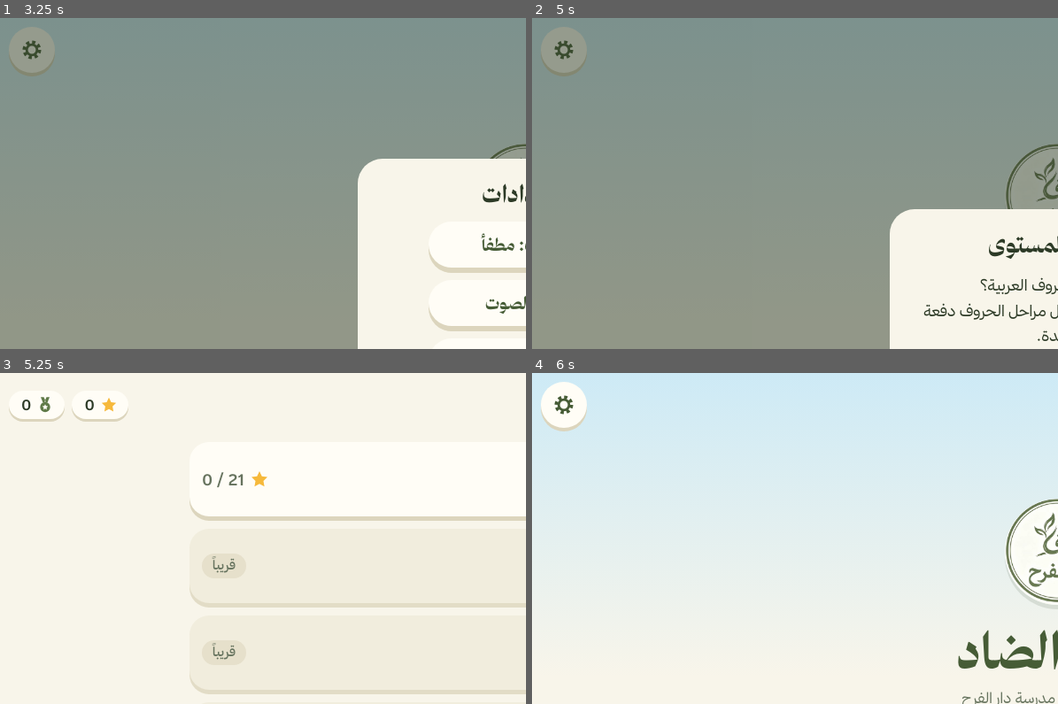
Above: before the commit, frames 1-4 (two rows, left to right).
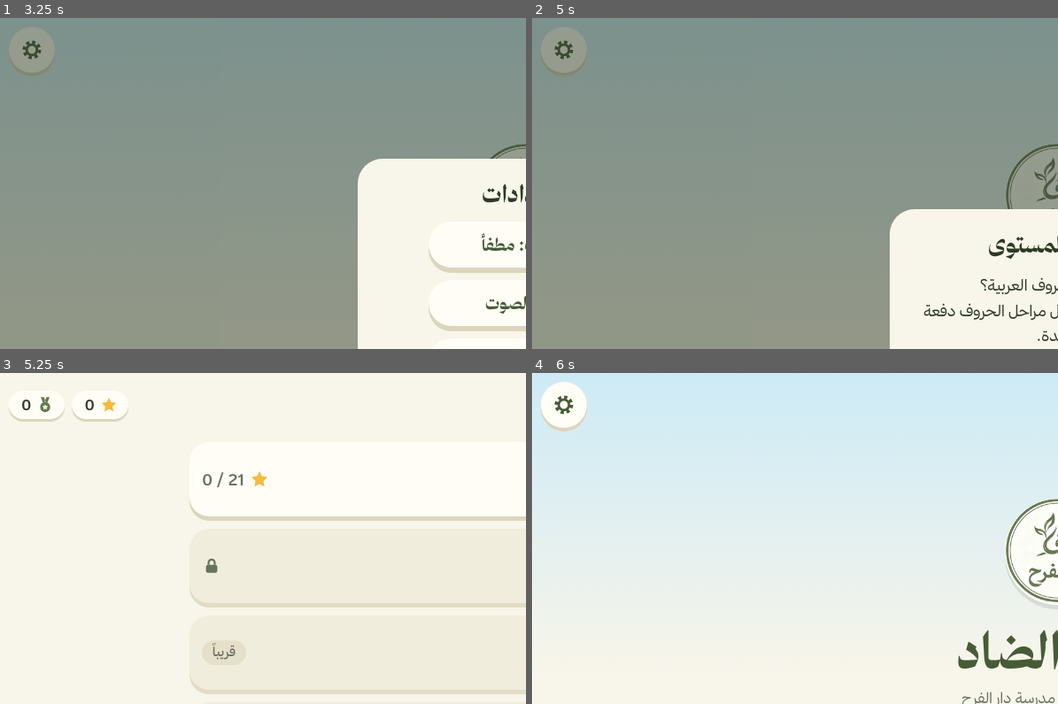
Above: after the commit, the same moments.

Repository: abdosamo1/Arabic-Game-learning
Game: browser game, page index.html
Same seed, same stepped clock (60 frames per second), same inputs: the game is played once before the commit and once after it.
Inputs (mouse positions are % of the whole screen's width and height, from its top left):
- Up to frame 1 (3.25 s): click (3, 5) at 0.27 s; click "مسح التقدّم" at 1.27 s; tap 1 at 1.52 s; click "الصوت: شغّال" at 2.02 s; tap 2 at 2.27 s; click "جرّب الصوت" at 2.77 s; tap 3 at 3.02 s
- Up to frame 2 (5 s): click "تم" at 3.52 s; tap Enter at 3.77 s; click "العب" at 4.27 s
- Up to frame 3 (5.25 s): click "لا، أبدأ من الأول" at 5.02 s
- Up to frame 4 (6 s): click "رجوع" at 5.77 s
The pictures show only the part of the screen within x 0-50%, y 0-50%; the shares and areas given below are measured in that part.

Frames 1-2 are identical in both runs. In frame 3, 0.1% of the frame differs, in the area x 39-45%, y 55-61%; in frame 4, nothing differs.

Commit message:
Add world 2: harakat (7 stages) and world unlocking
Syllable questions (letter plus fatha, damma or kasra), haraka names,
and first sound of a pictured word. Stage tiles and intro cards now
come from stage.label and stage.cards, so the UI is no longer
letters-specific. A world opens when the previous one is finished or
its placement test is passed. Playtest covers any world and stage.

Co-Authored-By: Claude Fable 5.2 <noreply@anthropic.com>
Claude-Session: https://claude.ai/code/session_01QA1Qxfv59L9BGUPGVtRcf8

Diff:
--- a/css/style.css
+++ b/css/style.css
@@ -206,6 +206,7 @@
 }
 .letter-card:active, .letter-card.on { transform: translateY(3px); box-shadow: 0 2px 0 var(--paper-edge); background: #fff6d8; }
 .letter-big { font-size: clamp(3.2rem, 15vw, 4.6rem); font-weight: 500; line-height: 1.45; color: var(--olive-deep); }
+.letter-big.small { font-size: clamp(2rem, 9vw, 2.8rem); line-height: 2.1; }
 .letter-word { display: flex; align-items: center; gap: 8px; font-size: 1.15rem; color: var(--ink-soft); }
 .letter-word .emoji { font-size: 1.7rem; }
 .pic-img { width: 1.6em; height: 1.6em; object-fit: contain; }
--- a/index.html
+++ b/index.html
@@ -53,7 +53,7 @@
       <span class="bar-pad"></span>
     </header>
     <div class="scroll intro-body">
-      <p class="lead">اضغط على الحرف لتسمعه</p>
+      <p class="lead">اضغط على البطاقة لتسمعها</p>
       <div class="intro-cards" id="intro-cards"></div>
       <p class="how">في اللعبة: استمع، ثم اضغط على البوابة الصحيحة.</p>
       <p class="how tip">لا تسمع السؤال؟ ارفع الصوت وأطفئ الوضع الصامت.</p>
@@ -115,6 +115,7 @@
 <script src="js/audio.js"></script>
 <script src="js/data/characters.js"></script>
 <script src="js/data/letters.js"></script>
+<script src="js/data/harakat.js"></script>
 <script src="js/data/worlds.js"></script>
 <script src="js/game/questions.js"></script>
 <script src="js/game/draw.js"></script>
--- a/js/data/audio-manifest.js
+++ b/js/data/audio-manifest.js
@@ -10,6 +10,8 @@
      q-pic          «أيّ صورة تبدأ بحرف»
      this-is        «هذا حرف»
      retry          «حاول مرة أخرى»
+     syl-<حرف>-<حركة>   المقطع (syl-ba-fatha = «بَ»)
+     haraka-<id>         اسم الحركة (haraka-fatha = «الفتحة»)
      praise-1..4    «أحسنت» «ممتاز» «رائع» «صحيح»
 
    معرّفات الحروف والكلمات موجودة في js/data/letters.js */
--- /dev/null
+++ b/js/data/harakat.js
@@ -0,0 +1,93 @@
+/* العالم ٢: الحركات (فتحة، ضمة، كسرة). بيعتمد على letters.js */
+window.DF = window.DF || {};
+(function (DF) {
+  'use strict';
+
+  DF.HARAKAT = [
+    { id: 'fatha', mark: 'َ', name: 'الفتحة', say: 'الْفَتْحَة' },
+    { id: 'damma', mark: 'ُ', name: 'الضمة', say: 'الضَّمَّة' },
+    { id: 'kasra', mark: 'ِ', name: 'الكسرة', say: 'الْكَسْرَة' }
+  ];
+  DF.HARAKA = {};
+  DF.HARAKAT.forEach(function (h) { DF.HARAKA[h.id] = h; });
+
+  /* المقطع: حرف + حركة. say = كيف بينقرأ آلياً.
+     القراءة الآلية ما بتلفظ «بَ» لحالها منيح، فمنضيف هاء ساكنة: «بَهْ». غيّر هون إذا اللفظ مو مظبوط. */
+  DF.syl = function (L, h) {
+    var base = L.char.charAt(0), text;
+    if (L.id === 'alif') { base = h.id === 'kasra' ? 'إ' : 'أ'; text = base + h.mark; }
+    else if (L.id === 'ha2') text = base + h.mark + 'ـ';
+    else text = base + h.mark;
+    return { key: L.id + '-' + h.id, text: text, say: base + h.mark + 'هْ', letter: L, haraka: h };
+  };
+
+  /* حركة أول حرف بالكلمة، من النص المشكول. الكلمات اللي بعدها مدّ أو لين بتنترك للعالم ٣. */
+  function firstHaraka(w) {
+    var m = w.say.charAt(1), next = w.say.charAt(2);
+    if ('اوي'.indexOf(next) >= 0) return null;
+    for (var i = 0; i < DF.HARAKAT.length; i++) if (DF.HARAKAT[i].mark === m) return DF.HARAKAT[i];
+    return null;
+  }
+
+  /* كلمات واضحة الصورة مع حركة أولها: [{ word, letter, haraka }] */
+  DF.HARAKA_WORDS = [];
+  DF.LETTERS.forEach(function (L) {
+    L.words.forEach(function (w) {
+      var h = firstHaraka(w);
+      if (h && !w.weak) DF.HARAKA_WORDS.push({ word: w, letter: L, haraka: h });
+    });
+  });
+
+  function sayCard(key, text, say) { return { id: 'intro-' + key, text: text, say: say }; }
+
+  function markCard(h) {
+    return { big: 'ـ' + h.mark, sub: h.name, say: sayCard(h.id, h.name, h.say) };
+  }
+  function wordCard(e) {
+    var s = DF.syl(e.letter, e.haraka);
+    return { big: s.text, word: e.word, say: sayCard(s.key, s.text, s.say + '. ' + e.word.say) };
+  }
+  function tripleCard(L) {
+    var parts = DF.HARAKAT.map(function (h) { return DF.syl(L, h); });
+    return {
+      big: parts.map(function (p) { return p.text; }).join(' '), small: true, sub: L.name,
+      say: sayCard('triple-' + L.id, L.name, parts.map(function (p) { return p.say; }).join('. '))
+    };
+  }
+  function examples(h, letterIds, n) {
+    var out = [], seen = {};
+    DF.HARAKA_WORDS.forEach(function (e) {
+      if (out.length < n && e.haraka === h && letterIds.indexOf(e.letter.id) >= 0 && !seen[e.letter.id]) {
+        seen[e.letter.id] = true; out.push(wordCard(e));
+      }
+    });
+    return out;
+  }
+  function label(letterIds, h) {
+    return letterIds.map(function (id) { return DF.syl(DF.LETTER[id], h).text; });
+  }
+
+  DF.harakatStages = function () {
+    var ids = DF.LETTERS.map(function (L) { return L.id; });
+    var a = ids.slice(0, 14), b = ids.slice(14);
+    var F = DF.HARAKA.fatha, D = DF.HARAKA.damma, K = DF.HARAKA.kasra;
+    var ONE = ['syl-listen', 'syl-listen', 'syl-listen', 'syl-listen', 'pic-one', 'syl-listen', 'syl-listen', 'pic-one', 'syl-listen', 'pic-one'];
+    var marks = DF.HARAKAT.map(markCard);
+    var ba = DF.LETTER.ba, mim = DF.LETTER.mim;
+    var stages = [
+      { haraka: 'fatha', letters: a, types: ONE, label: label(a.slice(0, 4), F), cards: [markCard(F)].concat(examples(F, a, 3)) },
+      { haraka: 'fatha', letters: b, types: ONE, label: label(b.slice(0, 4), F), cards: [markCard(F)].concat(examples(F, b, 3)) },
+      { haraka: 'damma', letters: ids, types: ONE, label: label(ids.slice(1, 5), D), cards: [markCard(D)].concat(examples(D, ids, 3)) },
+      { haraka: 'kasra', letters: ids, types: ONE, label: label(ids.slice(1, 5), K), cards: [markCard(K)].concat(examples(K, ids, 3)) },
+      { letters: ids, label: ['ـَ', 'ـُ', 'ـِ'], cards: marks.concat([tripleCard(ba)]),
+        types: ['haraka-name', 'haraka-name', 'haraka-name', 'syl-same', 'haraka-name', 'syl-same', 'haraka-name', 'syl-same', 'syl-same', 'syl-same'] },
+      { letters: ids, label: label(['ba'], F).concat(label(['ba'], D), label(['ba'], K)),
+        cards: DF.HARAKAT.map(function (h) { var s = DF.syl(ba, h); return { big: s.text, sub: ba.name + ' مع ' + h.name, say: sayCard(s.key, s.text, s.say) }; }).concat([tripleCard(mim)]),
+        types: ['syl-same', 'syl-same', 'syl-same', 'pic-same', 'syl-same', 'pic-same', 'syl-same', 'pic-same', 'syl-same', 'pic-same'] },
+      { letters: ids, label: [DF.syl(DF.LETTER.alif, F).text, DF.syl(mim, D).text, DF.syl(DF.LETTER.sin, K).text], cards: marks.concat([tripleCard(DF.LETTER.sin)]),
+        types: ['mix', 'mix', 'pic-same', 'mix', 'haraka-name', 'mix', 'pic-same', 'mix', 'haraka-name', 'pic-same'] }
+    ];
+    stages.forEach(function (s, i) { s.id = 'w2s' + (i + 1); s.kind = 'harakat'; });
+    return stages;
+  };
+})(window.DF);
--- a/js/data/worlds.js
+++ b/js/data/worlds.js
@@ -1,4 +1,4 @@
-/* العوالم العشرة. الجاهز هلق: العالم ١ فقط. الباقي عدد مراحل بدون محتوى. */
+/* العوالم العشرة. الجاهز: ١ و٢. الباقي عدد مراحل بدون محتوى. */
 window.DF = window.DF || {};
 (function (DF) {
   'use strict';
@@ -14,14 +14,22 @@
     var ids = DF.LETTERS.map(function (L) { return L.id; });
     var out = [];
     for (var i = 0; i < 7; i++) {
-      out.push({ id: 'w1s' + (i + 1), kind: 'letters', letters: ids.slice(i * 4, i * 4 + 4) });
+      var mine = ids.slice(i * 4, i * 4 + 4);
+      out.push({
+        id: 'w1s' + (i + 1), kind: 'letters', letters: mine,
+        label: mine.map(function (id) { return DF.LETTER[id].char; }),
+        cards: mine.map(function (id) {
+          var L = DF.LETTER[id], wd = L.words[0];
+          return { big: L.char, word: wd, say: { id: 'intro-' + L.id, text: L.name, say: L.say + '. ' + wd.say, parts: ['name-' + L.id, 'word-' + wd.id] } };
+        })
+      });
     }
     return out;
   }
 
   DF.WORLDS = [
     { id: 1, title: 'حديقة الحروف', topic: 'الحروف', grade: 'روضة', icon: '🌳', color: '#7fb069', speed: 'slow', stages: letterStages() },
-    { id: 2, title: 'تلّة الحركات', topic: 'الحركات: تَ تُ تِ', grade: 'روضة – أول', icon: '🎈', color: '#f2a93b', speed: 'slow', count: 7 },
+    { id: 2, title: 'تلّة الحركات', topic: 'الحركات: تَ تُ تِ', grade: 'روضة – أول', icon: '🎈', color: '#f2a93b', speed: 'slow', stages: DF.harakatStages() },
     { id: 3, title: 'جسر المدود', topic: 'المدود', grade: 'أول', icon: '🌉', color: '#4a9fd8', speed: 'slow', count: 6 },
     { id: 4, title: 'كهف السكون', topic: 'السكون وأشكال الحرف', grade: 'أول', icon: '⛰️', color: '#8d7fc7', speed: 'slow', count: 5 },
     { id: 5, title: 'قلعة الشدّة', topic: 'التنوين والشدّة', grade: 'أول – ثاني', icon: '🏰', color: '#e08a5b', speed: 'slow', count: 5 },
--- a/js/game/questions.js
+++ b/js/game/questions.js
@@ -17,6 +17,7 @@
 
   /* وصف الخيار الغلط بعد ما يخبط فيه الطفل */
   function describe(opt) {
+    if (opt.describe) return opt.describe;
     if (opt.kind === 'letter') {
       return { id: 'this-' + opt.letter.id, text: 'هذا حرف ' + opt.letter.name, say: 'هَذَا حَرْفُ ' + opt.letter.sayDef, parts: ['this-is', 'harf-' + opt.letter.id] };
     }
@@ -121,8 +122,85 @@
     });
   }
 
-  var BUILDERS = { letters: buildLetters };
-  var TESTS = { letters: testLetters };
+  /* ---------- أسئلة الحركات ---------- */
+  function seal(q, opts) {
+    var order = U.shuffle([0, 1, 2]);
+    q.options = order.map(function (k) { return opts[k]; });
+    q.correct = order.indexOf(0);
+    return q;
+  }
+
+  function sylOpt(L, h) {
+    var s = DF.syl(L, h);
+    return { kind: 'text', key: s.key, text: s.text,
+      describe: { id: 'this-syl-' + s.key, text: s.text, say: s.say + '. ' + L.sayDef + ' مَعَ ' + h.say, parts: ['syl-' + s.key] } };
+  }
+
+  function otherLetters(L, pool) {
+    var sim = U.shuffle((DF.SIMILAR[L.id] || []).filter(function (id) { return pool.indexOf(id) >= 0; }));
+    var rest = U.shuffle(pool.filter(function (id) { return id !== L.id && sim.indexOf(id) < 0; }));
+    return sim.slice(0, 1).concat(rest).slice(0, 2).map(function (id) { return DF.LETTER[id]; });
+  }
+  function otherHarakat(h) { return U.shuffle(DF.HARAKAT.filter(function (x) { return x !== h; })); }
+
+  /* الأنواع: syl-listen (نفس الحركة، حروف مختلفة)، syl-same (نفس الحرف، ثلاث حركات)،
+     haraka-name (أين الفتحة؟)، pic-one / pic-same (الصوت الأول بالكلمة)، mix (حرف وحركة) */
+  function harakaQ(type, L, h, pool, entry) {
+    var s = DF.syl(L, h), q = { type: type, answer: s.key }, wrong;
+    var sameLetter = otherHarakat(h).map(function (x) { return sylOpt(L, x); });
+    function sameHaraka() { return otherLetters(L, pool).map(function (X) { return sylOpt(X, h); }); }
+
+    if (type === 'haraka-name') {
+      q.prompt = { id: 'q-haraka-' + h.id, text: 'أين ' + h.name + '؟', say: 'أَيْنَ ' + h.say + '؟', parts: ['q-where-haraka', 'haraka-' + h.id] };
+      q.show = { kind: 'listen' };
+      wrong = sameLetter;
+    } else if (type === 'pic-one' || type === 'pic-same') {
+      var w = entry.word;
+      q.prompt = { id: 'q-sound-' + w.id, text: 'ما الصوت الأول في الكلمة؟', say: w.say + '. مَا الصَّوْتُ الْأَوَّلُ فِي كَلِمَةِ ' + w.say + '؟', parts: ['word-' + w.id, 'q-first-sound', 'word-' + w.id] };
+      q.show = { kind: 'pic', word: w };
+      q.noRepeat = true;
+      wrong = type === 'pic-one' ? sameHaraka() : sameLetter;
+    } else {
+      q.prompt = { id: 'q-syl-' + s.key, text: 'أين ' + L.name + ' مع ' + h.name + '؟', say: s.say + '. أَيْنَ ' + L.sayDef + ' مَعَ ' + h.say + '؟', parts: ['syl-' + s.key, 'q-where-syl-' + s.key] };
+      q.show = { kind: 'listen' };
+      if (type === 'syl-listen') wrong = sameHaraka();
+      else if (type === 'syl-same') wrong = sameLetter;
+      else wrong = [sameLetter[0], sameHaraka()[0]];
+    }
+    return seal(q, [sylOpt(L, h)].concat(wrong));
+  }
+
+  function harakaSet(types, pool, fixed) {
+    var letters = U.shuffle(pool), li = 0, hs = [], used = {};
+    function nextH() { if (!hs.length) hs = U.shuffle(DF.HARAKAT); return hs.pop(); }
+    return types.map(function (type) {
+      var h = fixed || nextH();
+      if (type === 'pic-one' || type === 'pic-same') {
+        var c = DF.HARAKA_WORDS.filter(function (e) {
+          return pool.indexOf(e.letter.id) >= 0 && (type === 'pic-same' || e.haraka === h);
+        });
+        var fresh = c.filter(function (e) { return !used[e.word.id]; });
+        var e = U.pick(fresh.length ? fresh : c);
+        used[e.word.id] = true;
+        return harakaQ(type, e.letter, e.haraka, pool, e);
+      }
+      var L = DF.LETTER[letters[li++ % letters.length]];
+      return harakaQ(type, L, h, pool);
+    });
+  }
+
+  function buildHarakat(world, si) {
+    var st = world.stages[si];
+    return harakaSet(st.types, st.letters, st.haraka ? DF.HARAKA[st.haraka] : null);
+  }
+
+  function testHarakat() {
+    var types = ['mix', 'mix', 'mix', 'mix', 'mix', 'syl-same', 'syl-same', 'syl-same', 'pic-same', 'pic-same', 'pic-same', 'haraka-name'];
+    return harakaSet(U.shuffle(types).slice(0, DF.config.testQuestions), DF.LETTERS.map(function (L) { return L.id; }), null);
+  }
+
+  var BUILDERS = { letters: buildLetters, harakat: buildHarakat };
+  var TESTS = { letters: testLetters, harakat: testHarakat };
 
   DF.Q = {
     build: function (world, si) { return BUILDERS[world.stages[si].kind](world, si); },
--- a/js/ui.js
+++ b/js/ui.js
@@ -38,6 +38,16 @@
     return w.stages.reduce(function (n, s) { return n + store.stageStars(s.id); }, 0);
   }
 
+  /* العالم بينفتح إذا اللي قبله خلص (نجمة بكل مرحلة) أو نجح الطالب باختباره */
+  function worldDone(w) {
+    return store.worldPassed(w.id) || (w.stages && w.stages.every(function (s) { return store.stageStars(s.id) > 0; }));
+  }
+  function worldOpen(w) {
+    var i = DF.WORLDS.indexOf(w);
+    return w.ready && (i === 0 || worldDone(DF.WORLDS[i - 1]));
+  }
+  function nextWorld(w) { return DF.WORLDS[DF.WORLDS.indexOf(w) + 1]; }
+
   function stageOpen(w, i) { return i === 0 || store.worldPassed(w.id) || store.stageStars(w.stages[i - 1].id) > 0; }
   function hearts(n, max) {
     var h = '';
@@ -79,10 +89,10 @@
   RENDER.worlds = function () {
     fillChips();
     $('world-list').innerHTML = DF.WORLDS.map(function (w) {
-      var side = w.ready
-        ? IC.star + '<span class="frac">' + U.num(worldStars(w)) + ' / ' + U.num(w.count * 3) + '</span>'
-        : '<span class="soon">قريباً</span>';
-      return '<button class="world" type="button" data-world="' + w.id + '"' + (w.ready ? '' : ' disabled') + '>' +
+      var open = worldOpen(w);
+      var side = !w.ready ? '<span class="soon">قريباً</span>' : !open ? IC.lock : IC.star + '<span class="frac">' + U.num(worldStars(w)) + ' / ' + U.num(w.count * 3) + '</span>'
+        ;
+      return '<button class="world" type="button" data-world="' + w.id + '"' + (open ? '' : ' disabled') + '>' +
         '<span class="world-icon" style="background:' + w.color + '33">' + w.icon + '</span>' +
         '<span class="world-text"><span class="world-name">' + U.num(w.id) + '. ' + w.title + '</span><br>' +
         '<span class="world-meta">' + w.topic + ' · ' + w.grade + '</span></span>' +
@@ -100,7 +110,7 @@
       var open = stageOpen(w, i), got = store.stageStars(s.id);
       var isNext = open && got === 0 && !nextMarked;
       if (isNext) nextMarked = true;
-      var label = s.letters.map(function (id) { return '<span>' + DF.LETTER[id].char + '</span>'; }).join('');
+      var label = s.label.map(function (t) { return '<span>' + t + '</span>'; }).join('');
       return '<button class="stage' + (isNext ? ' next' : '') + '" type="button" data-stage="' + i + '"' + (open ? '' : ' disabled') +
         ' aria-label="المرحلة ' + U.num(i + 1) + '">' +
         '<span class="stage-num">' + (open ? U.num(i + 1) : IC.lock) + '</span>' +
@@ -123,21 +133,20 @@
   RENDER.intro = function () {
     var w = view.world, s = w.stages[view.stage];
     $('intro-title').textContent = 'المرحلة ' + U.num(view.stage + 1);
-    $('intro-cards').innerHTML = s.letters.map(function (id) {
-      var L = DF.LETTER[id], wd = L.words[0];
-      return '<button class="letter-card" type="button" data-letter="' + id + '" aria-label="حرف ' + L.name + '">' +
-        '<span class="letter-big">' + L.char + '</span>' +
-        '<span class="letter-word">' + pic(wd) + '<span>' + wd.text + '</span></span></button>';
+    $('intro-cards').innerHTML = s.cards.map(function (c, i) {
+      return '<button class="letter-card" type="button" data-card="' + i + '" aria-label="' + U.esc(c.say.text) + '">' +
+        '<span class="letter-big' + (c.small ? ' small' : '') + '">' + c.big + '</span>' +
+        '<span class="letter-word">' + (c.word ? pic(c.word) + '<span>' + c.word.text + '</span>' : '<span>' + c.sub + '</span>') + '</span></button>';
     }).join('');
   };
 
   function sayLetterCard(btn) {
-    var L = DF.LETTER[btn.getAttribute('data-letter')], wd = L.words[0];
+    var c = view.world.stages[view.stage].cards[+btn.getAttribute('data-card')];
     var on = document.querySelectorAll('.letter-card.on');
     for (var i = 0; i < on.length; i++) on[i].classList.remove('on');
     btn.classList.add('on');
     setTimeout(function () { btn.classList.remove('on'); }, 900);
-    audio.say({ id: 'intro-' + L.id, text: L.name, say: L.say + '. ' + wd.say, parts: ['name-' + L.id, 'word-' + wd.id] }, { interrupt: true });
+    audio.say(c.say, { interrupt: true });
   }
 
   /* ---------- الشخصيات ---------- */
@@ -289,7 +298,7 @@
       if (!game || game.done || current !== 'game') return;
       audio.say(DF.Q.describe(q.options[lane]));
       audio.say(DF.Q.retry);
-      if (q.type !== 'pic2letter') audio.say(q.prompt);
+      if (q.type !== 'pic2letter' && !q.noRepeat) audio.say(q.prompt);
     }, 350);
   });
 
@@ -327,7 +336,8 @@
     $('result-stars').hidden = true;
     $('result-rows').innerHTML = '';
     $('result-unlock').hidden = true;
-    $('btn-next').textContent = 'المراحل';
+    var nw = nextWorld(game.world);
+    $('btn-next').textContent = res.pass && nw && nw.ready ? 'العالم التالي' : 'المراحل';
     $('btn-retry').hidden = res.pass;
     $('btn-to-stages').hidden = true;
   }
@@ -403,7 +413,7 @@
         view.stage = +t.getAttribute('data-stage');
         show('intro'); return;
       }
-      if (t.hasAttribute('data-letter')) { sayLetterCard(t); return; }
+      if (t.hasAttribute('data-card')) { sayLetterCard(t); return; }
       if (t.hasAttribute('data-char')) {
         store.state.character = t.getAttribute('data-char');
         store.save();
@@ -437,7 +447,11 @@
     $('btn-to-stages').addEventListener('click', function () { clearTimers(); show('stages'); });
     $('btn-next').addEventListener('click', function () {
       clearTimers();
-      if (game.test) { show('stages'); return; }
+      if (game.test) {
+        var nw = nextWorld(game.world);
+        if (game.result.pass && nw && nw.ready) view.world = nw;
+        show('stages'); return;
+      }
       if (game.si + 1 < game.world.stages.length) { view.stage = game.si + 1; show('intro'); }
       else show('worlds');
     });
--- a/tools/playtest.js
+++ b/tools/playtest.js
@@ -36,10 +36,12 @@
   await page.goto('http://127.0.0.1:' + port + '/index.html');
   await page.waitForTimeout(400);
   await shot('1-home');
-  if (PLACEMENT) {
+  if (PLACEMENT && WORLD > 1) {
+    await page.evaluate(w => { for (let i = 1; i < w; i++) DF.store.setPassed(i); DF.ui.startTest(DF.worldById(w)); }, WORLD);
+  } else if (PLACEMENT) {
     await page.click('#btn-play');
     await page.click('[data-act="placement-yes"]');
-  } else if (STAGE === 1) {
+  } else if (STAGE === 1 && WORLD === 1) {
     await page.click('#btn-play');
     await page.click('[data-act="placement-no"]');
     await page.click('[data-world="' + WORLD + '"]');
@@ -83,6 +85,10 @@
     if (!st.passed || !st.passed['w' + WORLD]) fail('النجاح بالاختبار ما انحفظ');
     if (Object.keys(st.stages || {}).length) fail('الاختبار عطى نجوم والمفروض بدون نجوم');
     await page.click('#btn-next');
+    // بعد النجاح الزر بيودّي للعالم التالي إذا جاهز: نرجع لمراحل العالم المفحوص
+    await page.click('#screen-stages .back');
+    if (await page.locator('[data-world="' + (WORLD + 1) + '"][disabled]').count() && await page.evaluate(w => !!(DF.worldById(w + 1) || {}).ready, WORLD)) fail('العالم التالي ما انفتح بعد النجاح');
+    await page.click('[data-world="' + WORLD + '"]');
     const locked = await page.locator('#stage-list .stage[disabled]').count();
     if (locked) fail('ضل في ' + locked + ' مراحل مقفولة بعد النجاح');
     // رسوب: غلطتين
Not shown, changed: .claude/skills/add-world/SKILL.md
Not shown, changed: memory/decisions.md
Not shown, changed: memory/plan.md
